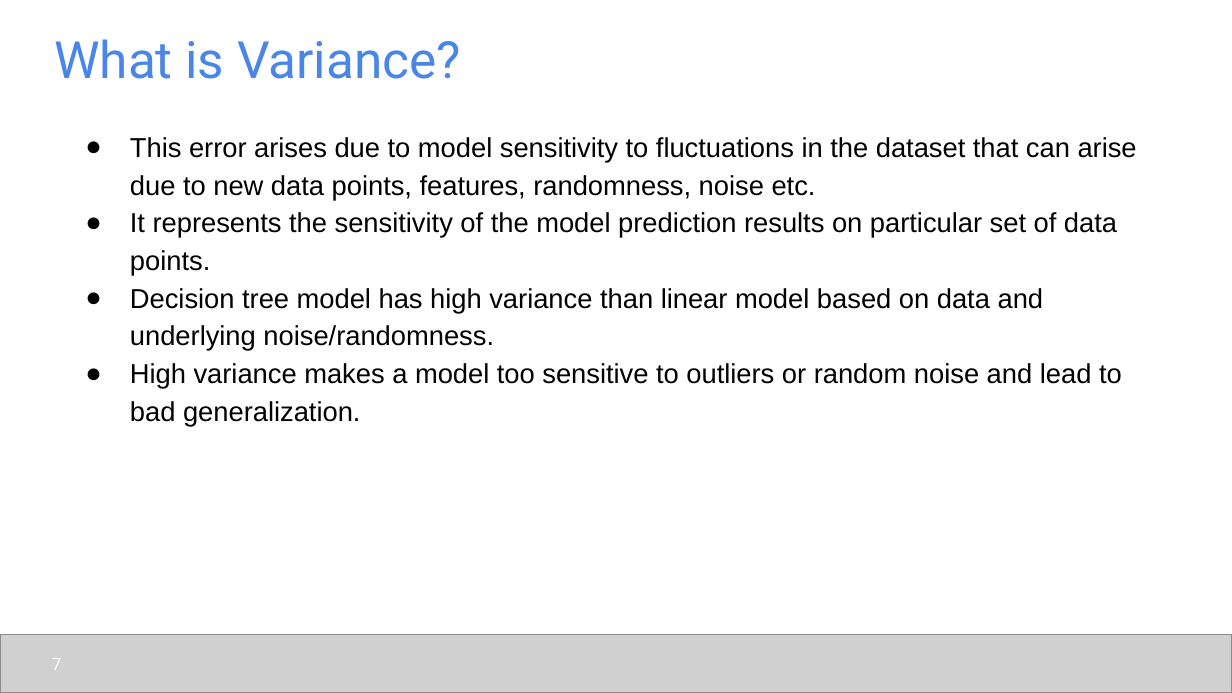
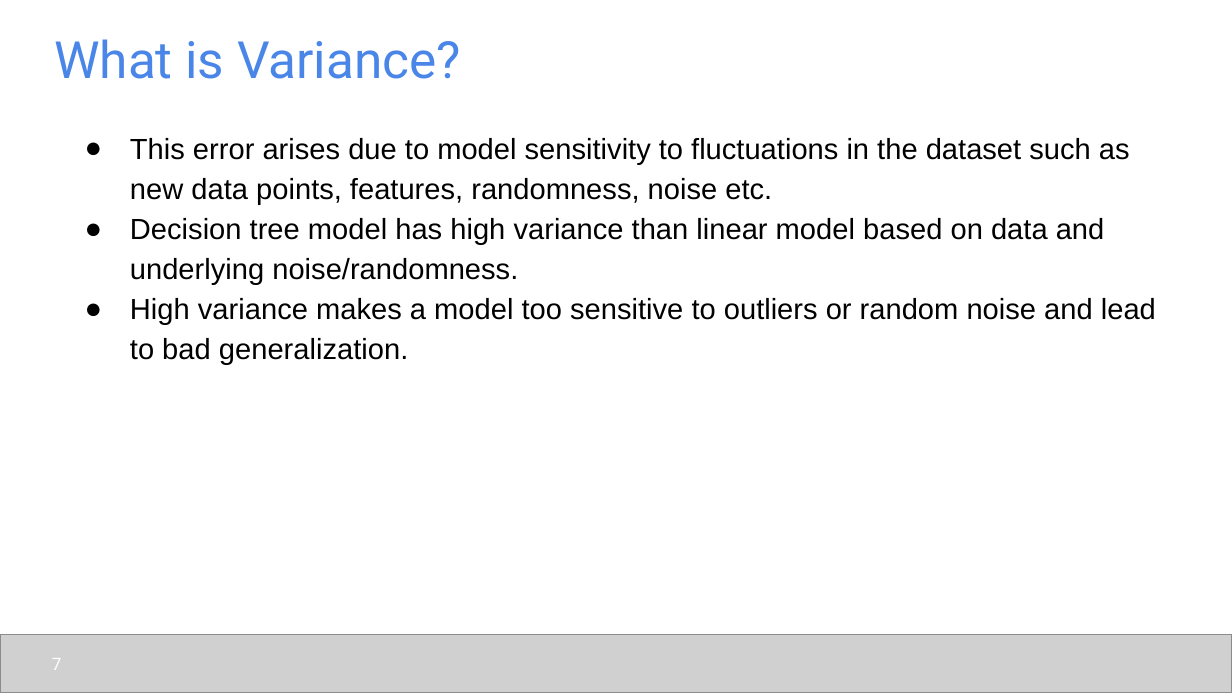
Before and after one commit to udel-cbcb/al_ml_workshop, a slide deck: slide 7 of Day_4/Lectures/Day_4_Lecture_2_Model_Tuning_Interpretation_Deployment.pptx. Drawn at 1232x693 pixels with LibreOffice and Linux fonts; fonts in the diff are those of the drawing; grey boxes stand for pictures. Boxes give left, top, right and bottom in pixels: in the first picture for what was removed or moved away, otherwise in the second. Text is boxed around its words. In the diff, an @@ line names an element or a change of style, - is before the commit and + after.

```diff
--- a/Day_4/Lectures/Day_4_Lecture_2_Model_Tuning_Interpretation_Deployment.pptx
+++ b/Day_4/Lectures/Day_4_Lecture_2_Model_Tuning_Interpretation_Deployment.pptx
@@ text at box(130, 138, 1130, 204): text changed; size 16 to 17 pt @@
-● This error arises due to model sensitivity to fluctuations in the dataset that can arise due to new data points, features, randomness, noise etc.
-● It represents the sensitivity of the model prediction results on particular set of data points.
+● This error arises due to model sensitivity to fluctuations in the dataset such as new data points, features, randomness, noise etc.
@@ text at box(130, 218, 1156, 365): size 16 to 17 pt in "Decision tree model has high variance than ...", "High variance makes a model too sensitive ..."; indent changed @@
```
Also in this commit, not shown: 9 other slides changed, 2 slides removed, 8 other files.
